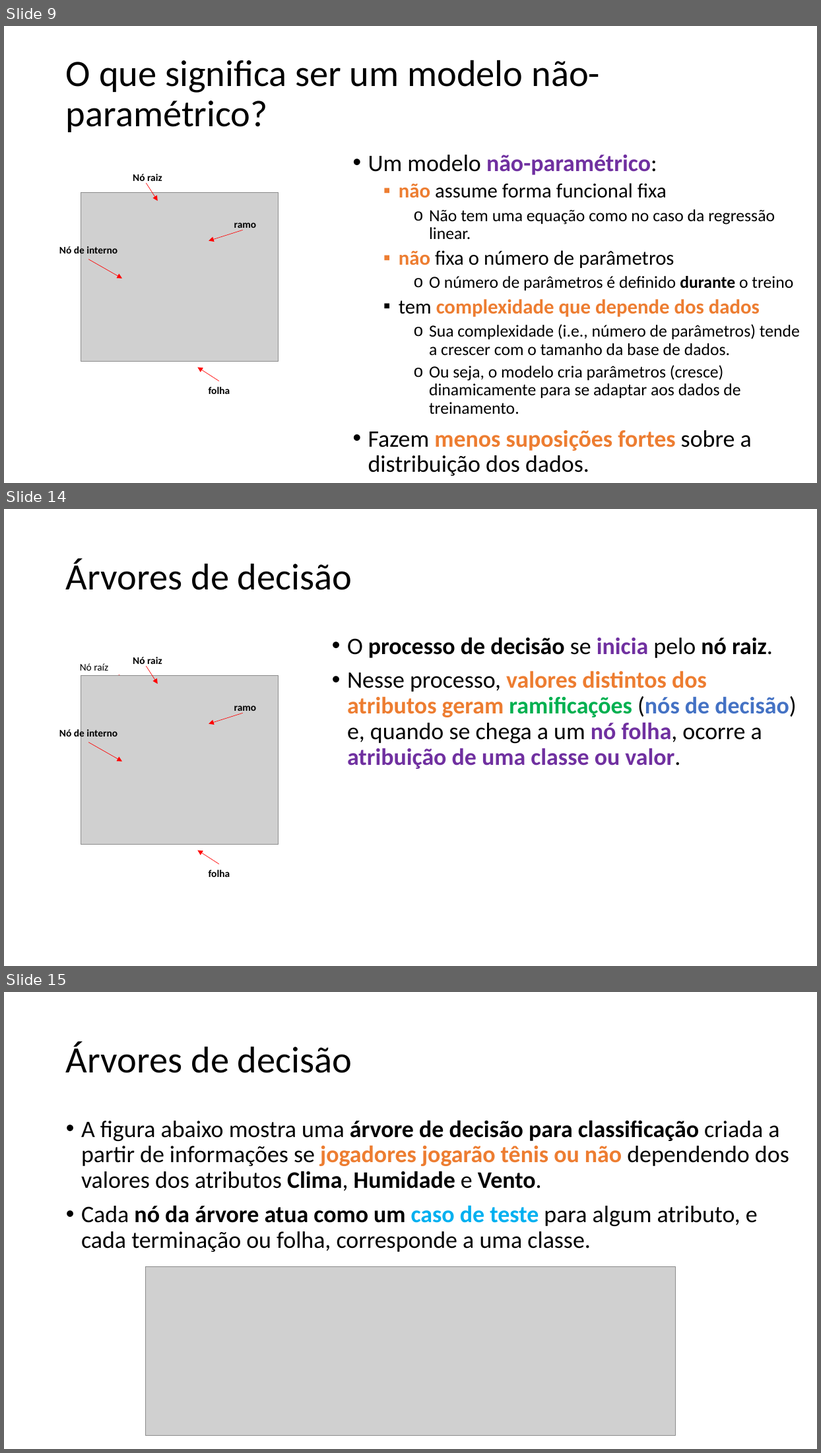
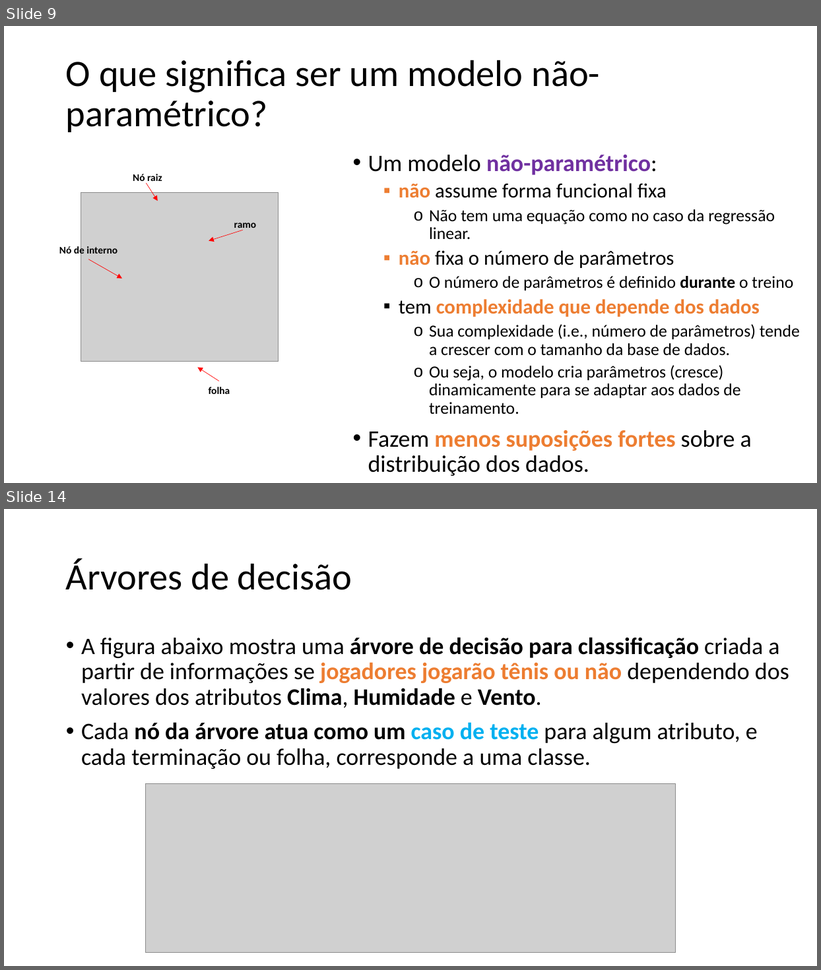
Before and after one commit to zz4fap/c24_inteligencia_artificial, a slide deck: slides/C24_Árvores_de_decisão.pptx. Shown one above the other, each under a label of ours: slides 9, 14 and 15 before the commit, slides 9 and 14 after it; the slides between them are not shown. The pictures are 821x1453 and 821x970 pixels, drawn with LibreOffice and Linux fonts; fonts in the diff are those of the drawing; grey boxes stand for pictures. Boxes give left, top, right and bottom in pixels: in the first picture for what was removed or moved away, otherwise in the second. Text is boxed around its words. In the diff, an @@ line names an element or a change of style, - is before the commit and + after.

```diff
--- a/slides/C24_Árvores_de_decisão.pptx
+++ b/slides/C24_Árvores_de_decisão.pptx
@@ slide 14 removed at box(4, 509, 817, 966), background #FFFFFF @@
@@ title removed at box(66, 559, 352, 590) @@
-Árvores de decisão
@@ text removed at box(347, 637, 796, 769) @@
-• O processo de decisão se inicia pelo nó raiz.
-• Nesse processo, valores distintos dos atributos geram ramificações (nós de decisão) e, quando se chega a um nó folha, ocorre a atribuição de uma classe ou valor.
@@ text removed at box(80, 663, 108, 671) @@
-Nó raíz
@@ group removed at box(59, 657, 279, 877): 4 texts, 4 arrows, 1 picture @@
-Nó raiz
-folha
-ramo
-Nó de interno
@@ arrow removed from (119, 675) to (158, 692) @@
@@ what was slide 15 is now slide 14 @@
```
Also in this commit, not shown: 7 slides changed.
